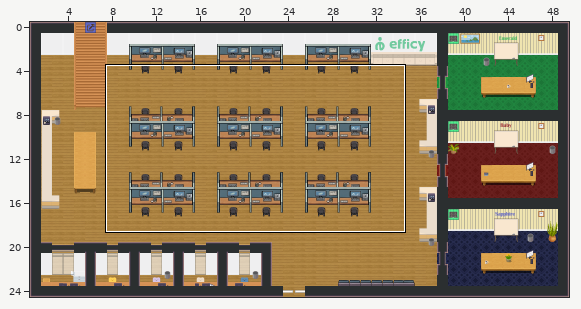
Tiled map (JSON), stored at office2.tmj. The picture above shows the old version from afar; the outline marks the close-up.
Close-up. The starting point:
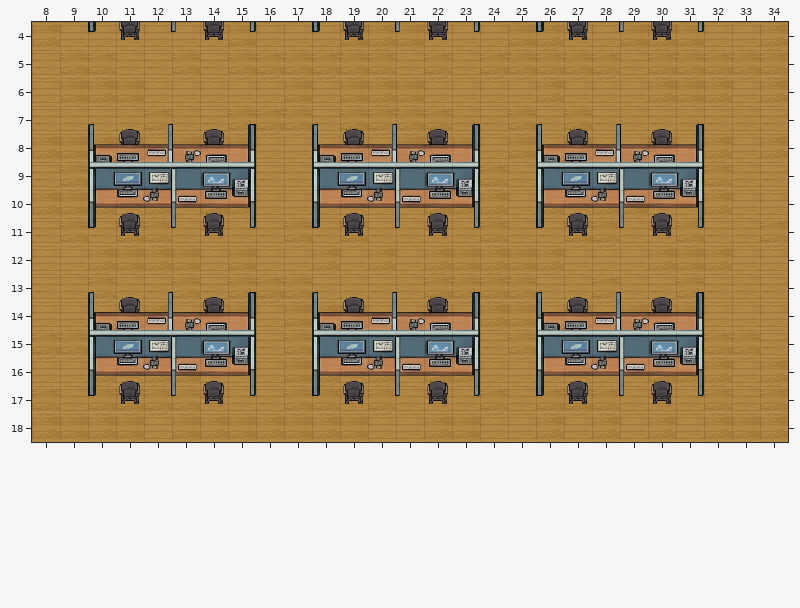
Cells are 32x32 px. Shown: x 8..34, y 4..18. The commit also changed other parts of the map, which this record leaves out.
New version:
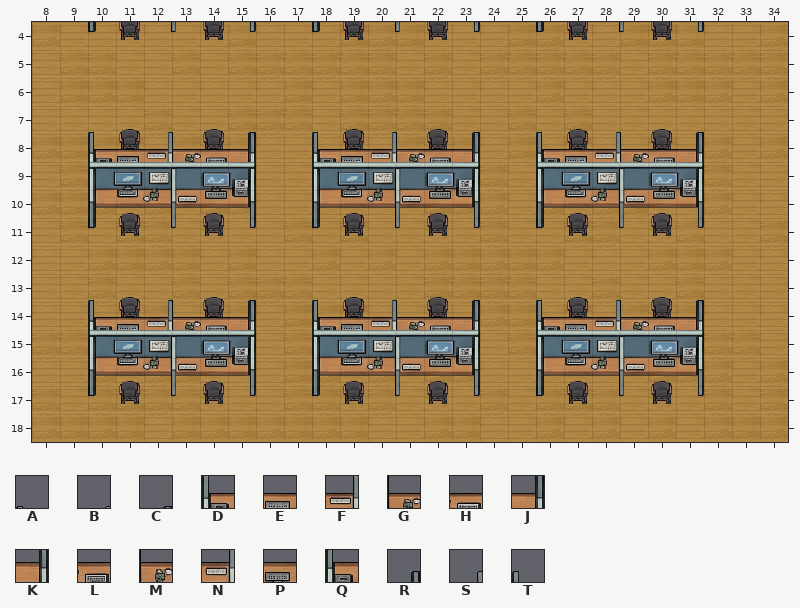
Key: from "WA_Tables": A 307, B 309, C 312, D 334, E 335, F 336, G 337, H 338, J 339, K 415 turned 180, L 416 turned 180, M 417 turned 180, N 418 turned 180, P 419 turned 180, Q 420 turned 180, R 442 turned 180, S 445 turned 180, T 447 turned 180.
_ is an empty cell.
Changes in this commit:
Layer "furniture/Furniture":
y 13: x 10 T -> _; x 12 S -> _; x 15 R -> _; x 18 T -> _; x 20 S -> _; x 23 R -> _; x 26 T -> _; x 28 S -> _; x 31 R -> _
y 14: x 10..15 QPNMLK -> ______; x 18..23 QPNMLK -> ______; x 26..31 QPNMLK -> ______
Layer "above/Furniture":
y 7: x 10 T -> A; x 12 S -> B; x 15 R -> C; x 18 T -> A; x 20 S -> B; x 23 R -> C; x 26 T -> A; x 28 S -> B; x 31 R -> C
y 8: x 10..15 QPNMLK -> DEFGHJ; x 18..23 QPNMLK -> DEFGHJ; x 26..31 QPNMLK -> DEFGHJ
y 13: x 10 T -> A; x 12 S -> B; x 15 R -> C; x 18 T -> A; x 20 S -> B; x 23 R -> C; x 26 T -> A; x 28 S -> B; x 31 R -> C
y 14: x 10..15 QPNMLK -> DEFGHJ; x 18..23 QPNMLK -> DEFGHJ; x 26..31 QPNMLK -> DEFGHJ
Boxes around the changes in both close-ups, in picture pixels (x1, y1, x2, y2):
changed: (88, 124, 256, 162)
changed: (312, 124, 480, 162)
changed: (536, 124, 704, 162)
changed: (88, 292, 256, 330)
changed: (312, 292, 480, 330)
changed: (536, 292, 704, 330)
